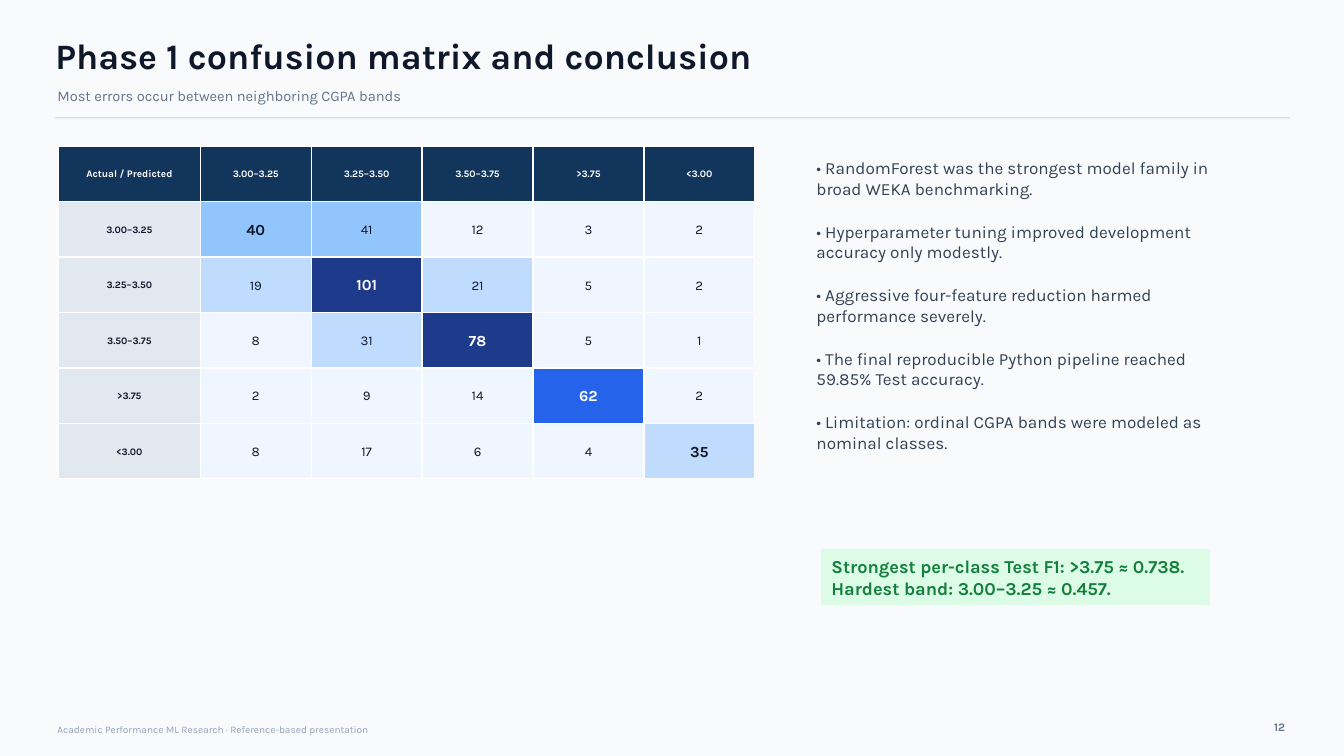
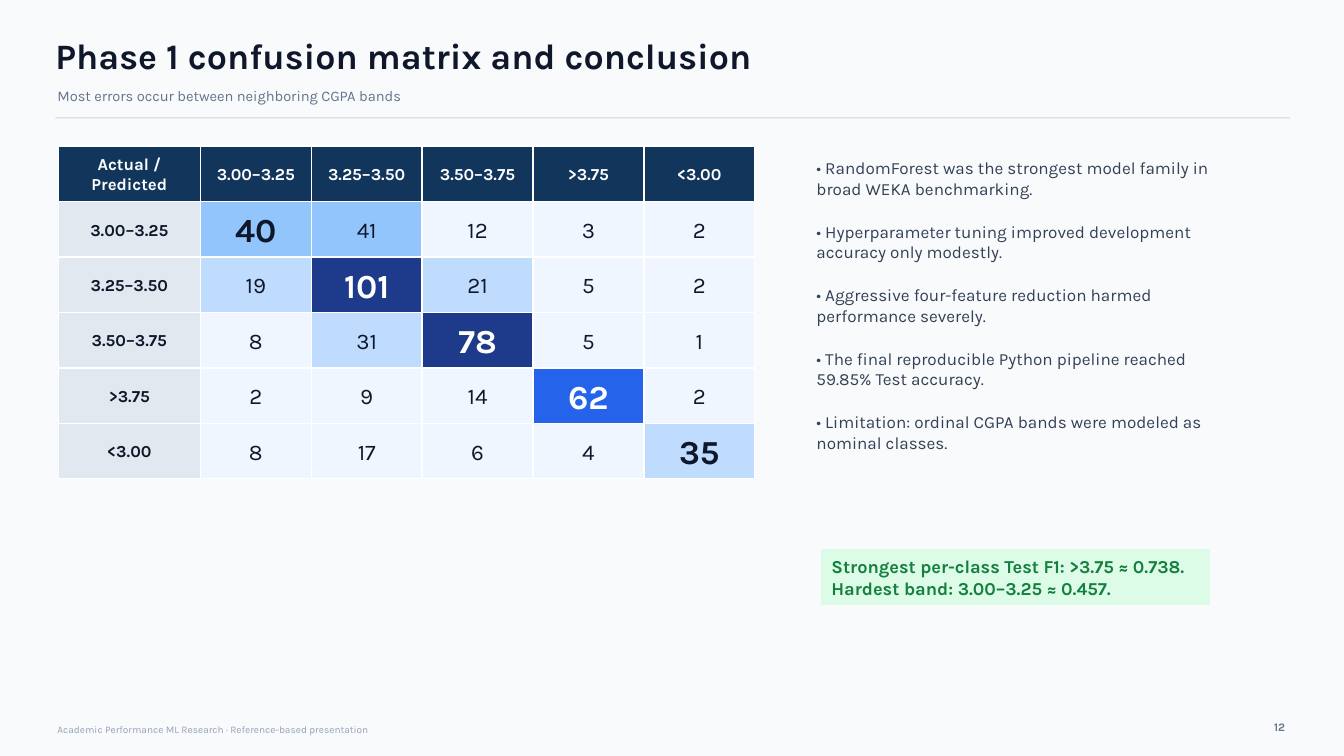
Before and after one commit to Prothom7/Academic-Performance-Prediction-ML, a slide deck: slide 12 of presentation/Academic_Performance_ML_Reference_Based_Final_Presentation.pptx. Drawn at 1344x756 pixels with LibreOffice and Linux fonts; fonts in the diff are those of the drawing. Boxes give left, top, right and bottom in pixels: in the first picture for what was removed or moved away, otherwise in the second. Text is boxed around its words. In the diff, an @@ line names an element or a change of style, - is before the commit and + after.

```diff
--- a/presentation/Academic_Performance_ML_Reference_Based_Final_Presentation.pptx
+++ b/presentation/Academic_Performance_ML_Reference_Based_Final_Presentation.pptx
@@ rectangle "Actual / Predicted" at (58, 146, 201, 202): size 7.2 to 12 pt @@
@@ size 7.1 to 12 pt in 10 elements at (201, 146, 312, 202), (312, 146, 422, 202), (422, 146, 533, 202), (533, 146, 644, 202), (644, 146, 755, 202), (58, 202, 201, 257), (58, 257, 201, 313), (58, 313, 201, 368), (58, 368, 201, 423), (58, 423, 201, 479) @@
@@ size 9.5 to 16 pt in 20 elements at (312, 202, 422, 257), (422, 202, 533, 257), (533, 202, 644, 257), (644, 202, 755, 257), (201, 257, 312, 313), (422, 257, 533, 313), (533, 257, 644, 313), (644, 257, 755, 313), (201, 313, 312, 368), (312, 313, 422, 368), (533, 313, 644, 368), (644, 313, 755, 368), (201, 368, 312, 423), (312, 368, 422, 423), (422, 368, 533, 423), (644, 368, 755, 423), (201, 423, 312, 479), (312, 423, 422, 479), (422, 423, 533, 479), (533, 423, 644, 479) @@
@@ size 11 to 24 pt in 5 elements at (201, 202, 312, 257), (312, 257, 422, 313), (422, 313, 533, 368), (533, 368, 644, 423), (644, 423, 755, 479) @@
```
Also in this commit, not shown: 16 other slides changed.
